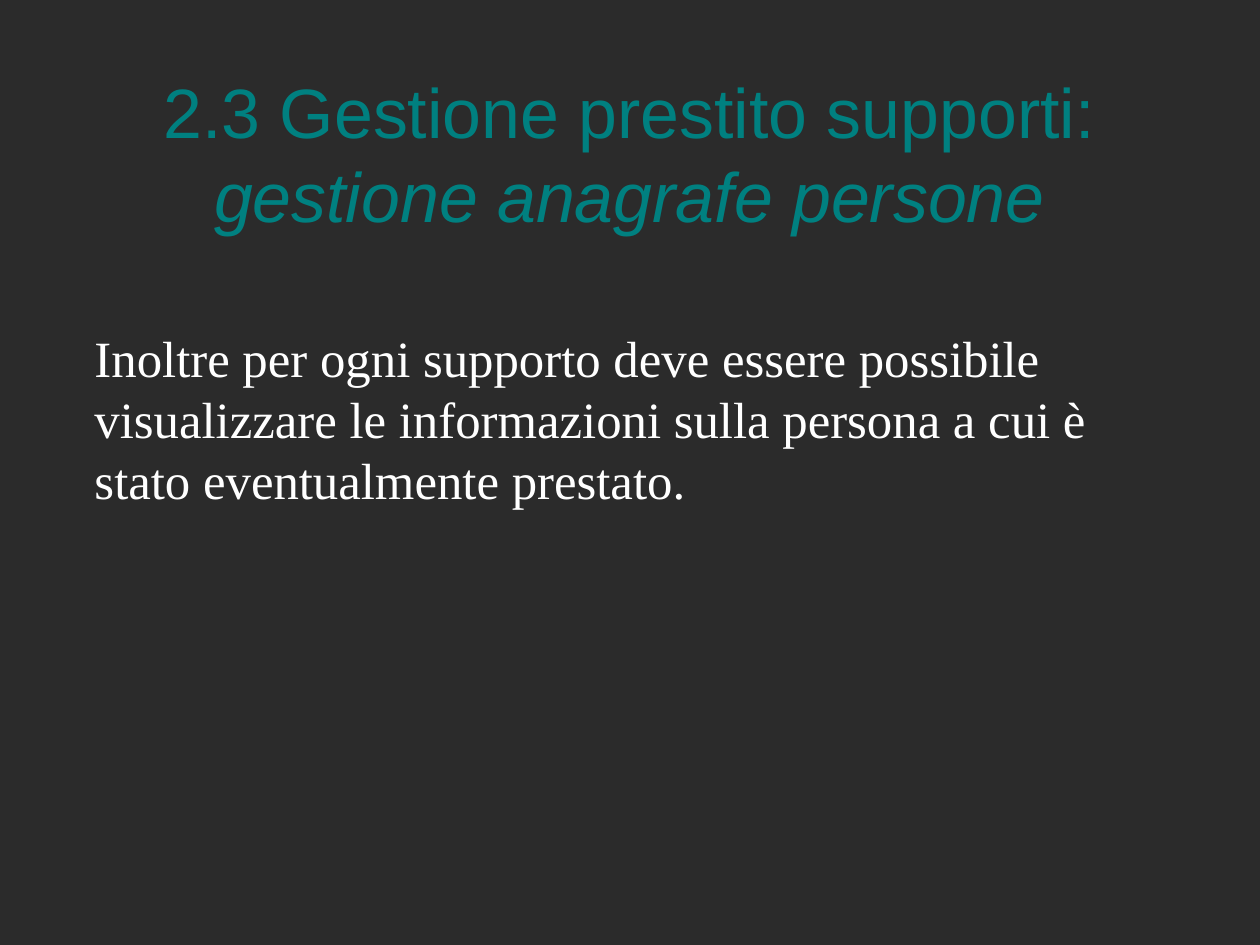
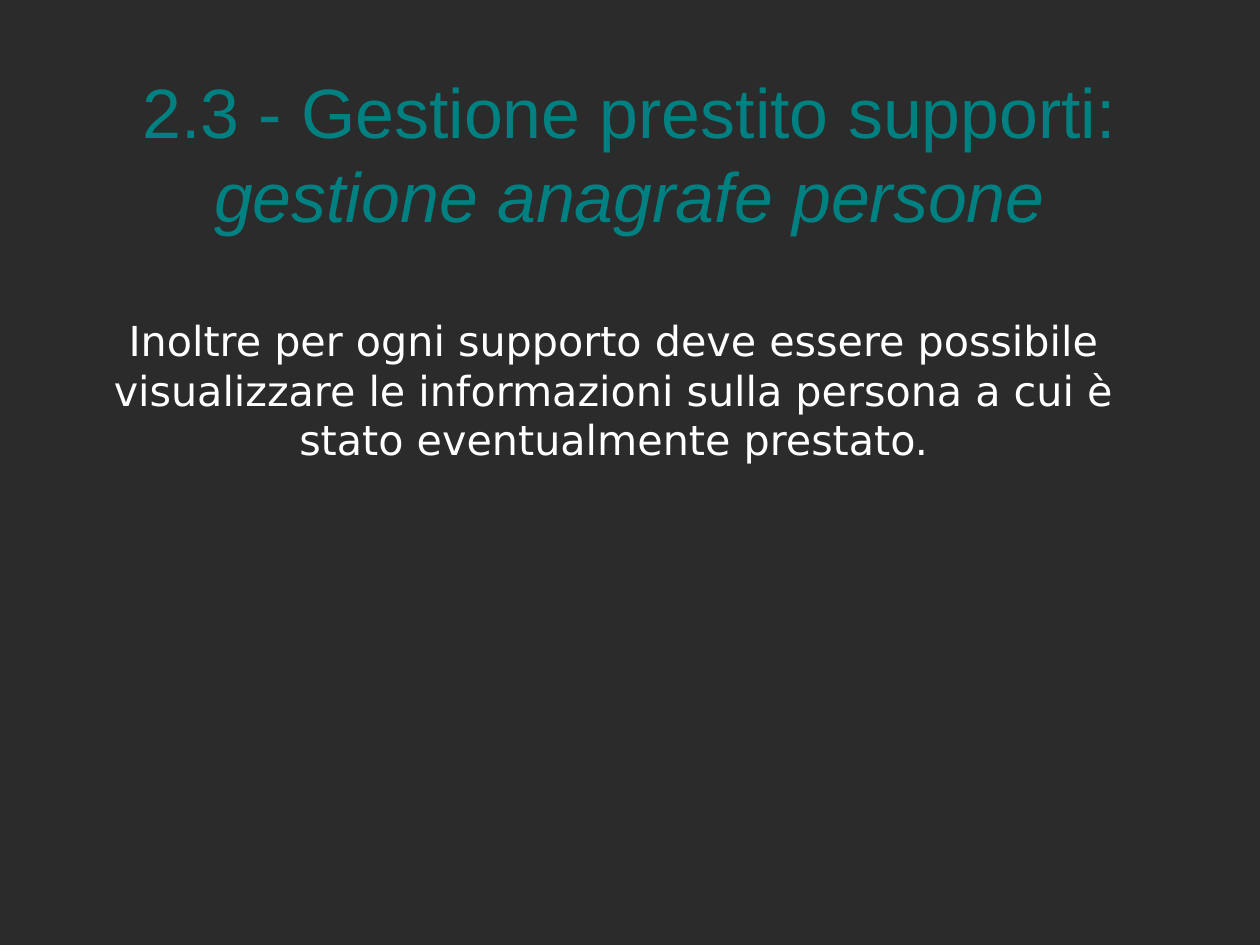
Before and after one commit to Muffo/medialog, a slide deck: slide 13 of presentazione MediaLog.odp. Drawn at 1260x945 pixels with LibreOffice and Linux fonts; fonts in the diff are those of the drawing; background and template pictures are left out; a plain dark background stands for a picture behind light text. Boxes give left, top, right and bottom in pixels: in the first picture for what was removed or moved away, otherwise in the second. Text is boxed around its words. In the diff, an @@ line names an element or a change of style, - is before the commit and + after.

```diff
--- a/presentazione MediaLog.odp
+++ b/presentazione MediaLog.odp
@@ title at [142,87,1116,235]: text changed @@
-2.3 Gestione prestito supporti:
-gestione anagrafe persone
+2.3 - Gestione prestito supporti:
+gestione anagrafe persone
@@ text "Inoltre per ogni supporto deve ..." at [114,324,1112,464]: size 32 to 26 pt, font Times New Roman to DejaVu Sans; alignment left to centre @@
```
Also in this commit, not shown: 17 other slides changed, 22 slides added, 2 slides removed, 13 other files.
